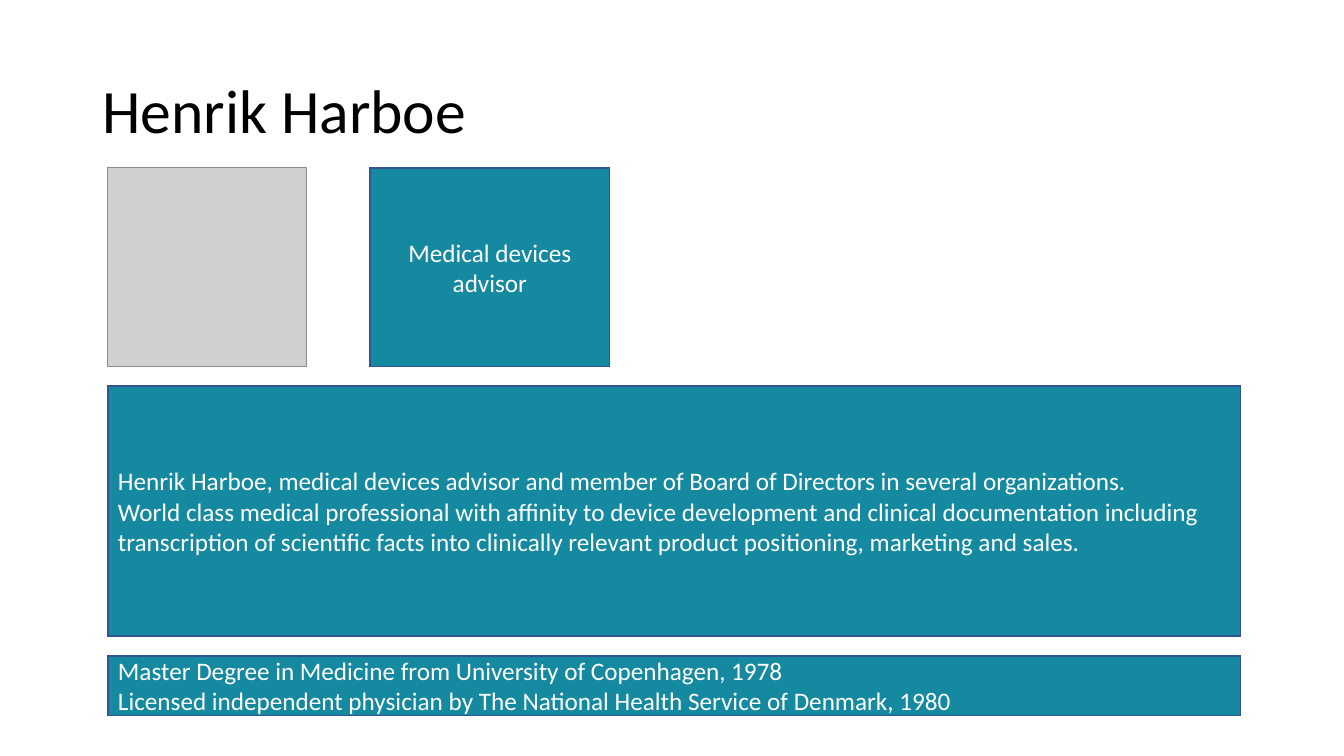
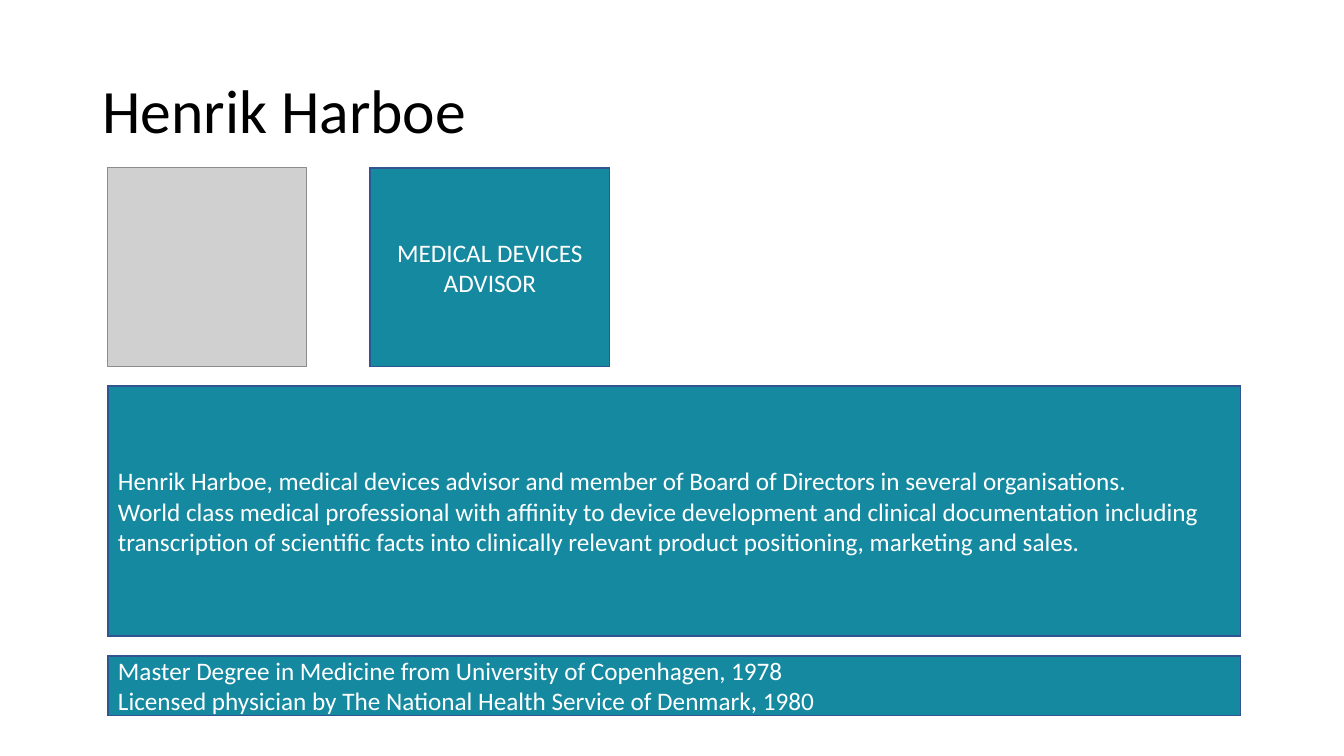
Before and after one commit to PetyaFerreiraDeveloper/sumondo, a slide deck: slide 4 of profiles/profiles.pptx (slide 3 before the commit). Drawn at 1344x756 pixels with LibreOffice and Linux fonts; fonts in the diff are those of the drawing; grey boxes stand for pictures. Boxes give left, top, right and bottom in pixels: in the first picture for what was removed or moved away, otherwise in the second. Text is boxed around its words. In the diff, an @@ line names an element or a change of style, - is before the commit and + after.

```diff
--- a/profiles/profiles.pptx
+++ b/profiles/profiles.pptx
@@ text in rectangle at [397,245,582,292]: text changed @@
-Medical devices advisor
+MEDICAL DEVICES ADVISOR
@@ text in rectangle at [118,472,1126,495]: text changed @@
-Henrik Harboe, medical devices advisor and member of Board of Directors in several organizations.
+Henrik Harboe, medical devices advisor and member of Board of Directors in several organisations.
@@ text in rectangle at [118,692,814,717]: text changed @@
-Licensed independent physician by The National Health Service of Denmark, 1980
+Licensed physician by The National Health Service of Denmark, 1980
```
Also in this commit, not shown: 5 other slides changed, 1 slide added, 5 other files.
